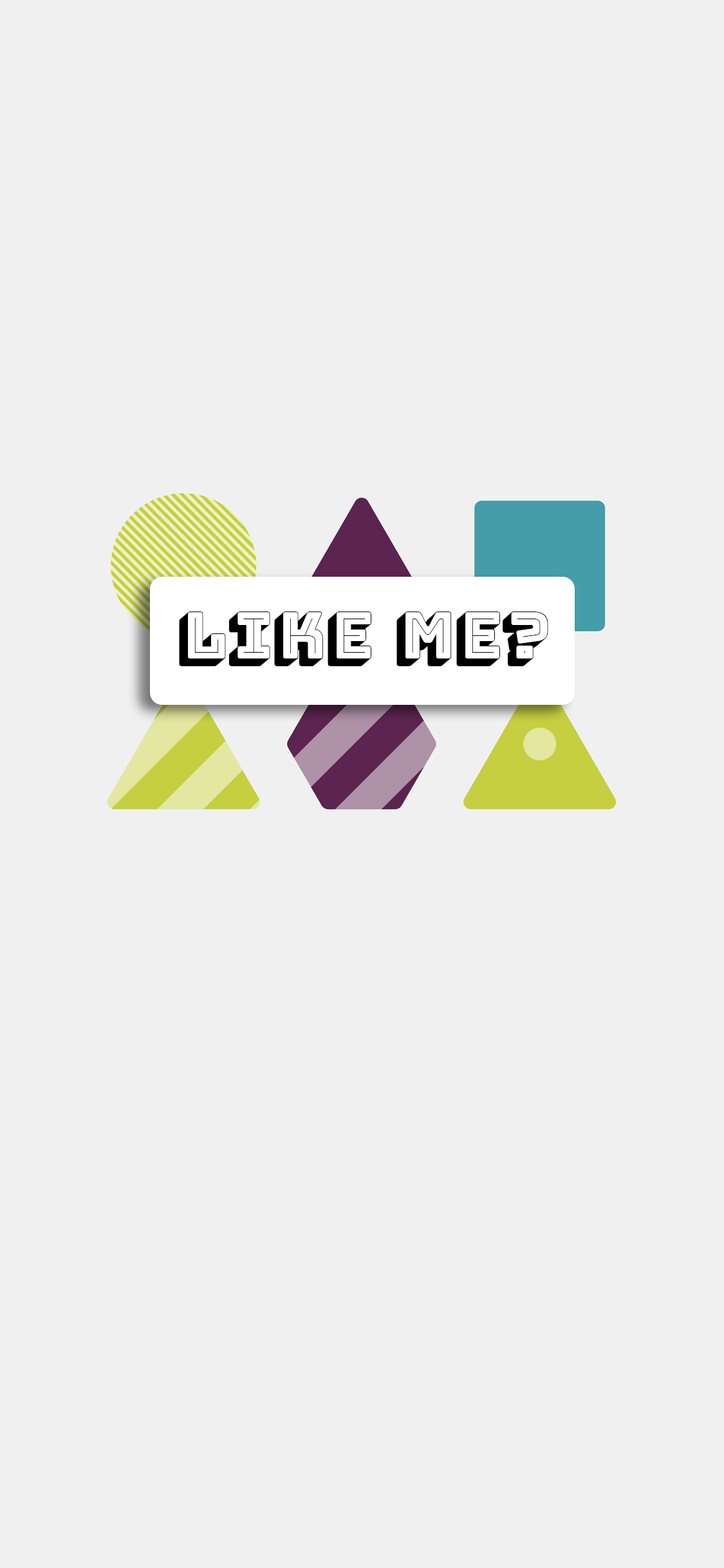
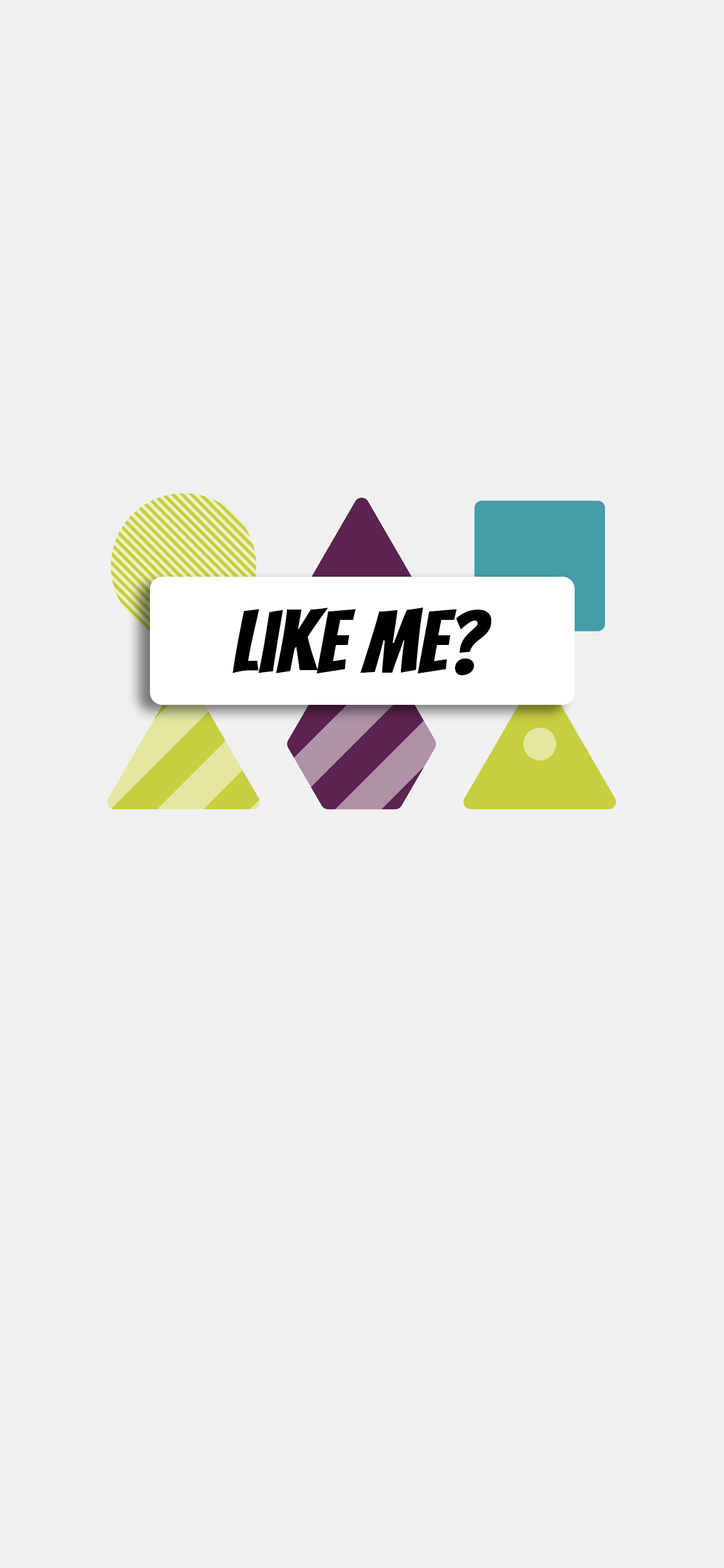
The second 724×1568 image is a revision of the first. Changes to its layers:
painted on "Like Me?" over bbox(178, 606, 549, 676)
removed layer "Layer 2" over bbox(178, 606, 549, 676)
